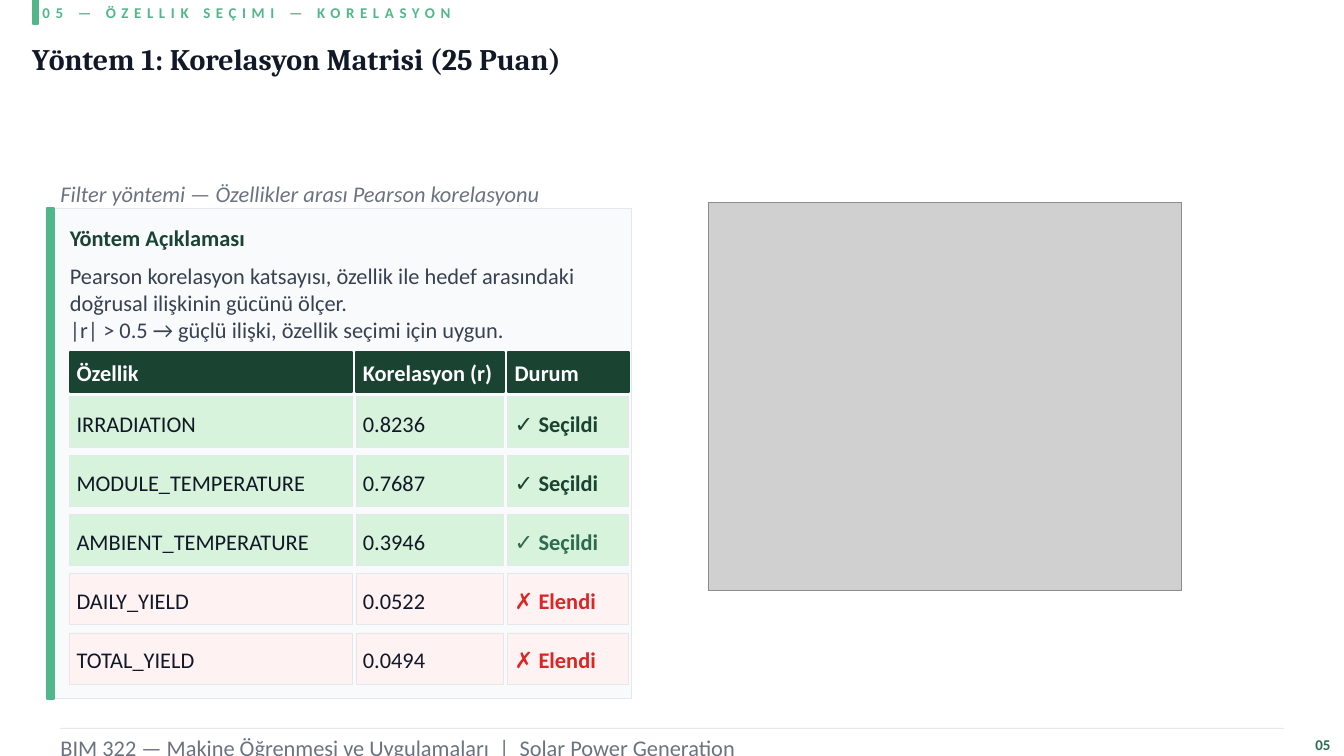
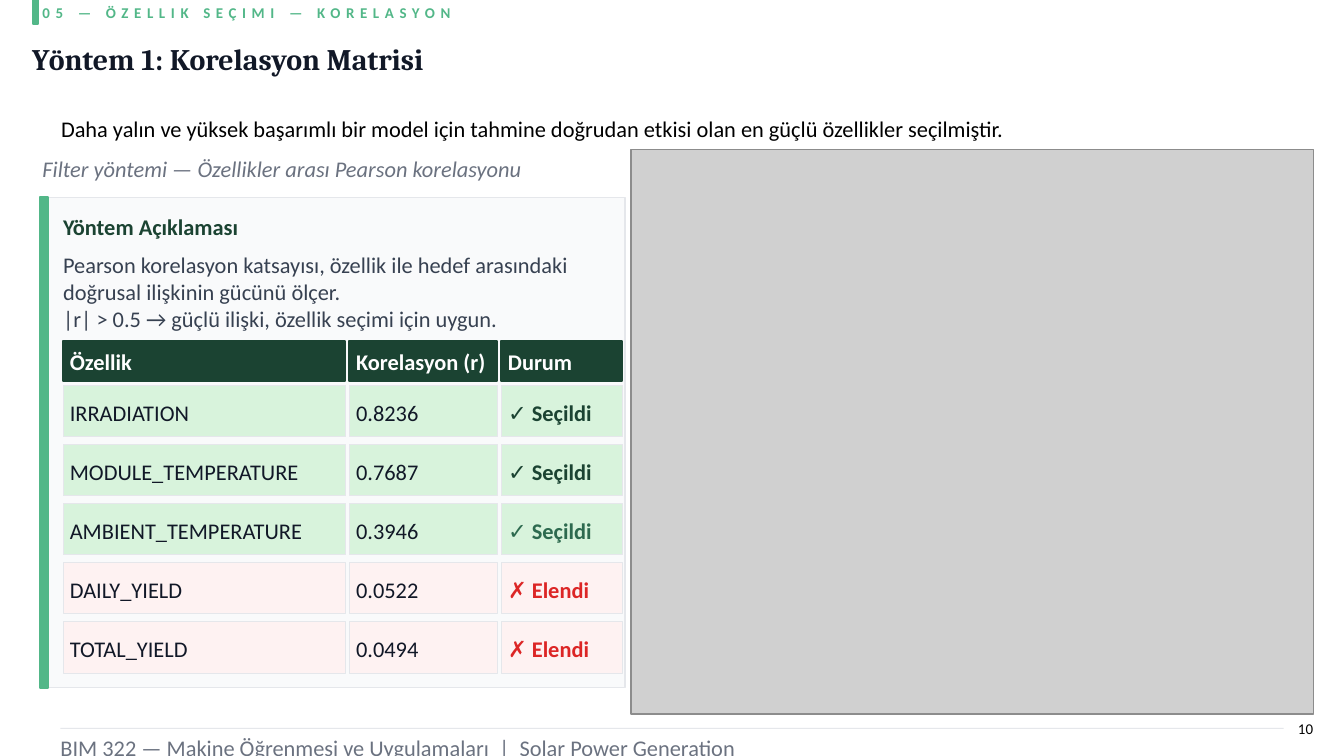
Before and after one commit to busraddmr/BIM322-Solar-Power-Prediction, a slide deck: slide 10 of sunum/BusraDemir_NazeninTatar_BIM322_Sunum.pptx (slide 9 before the commit). Drawn at 1344x756 pixels with LibreOffice and Linux fonts; fonts in the diff are those of the drawing; grey boxes stand for pictures. Boxes give left, top, right and bottom in pixels: in the first picture for what was removed or moved away, otherwise in the second. Text is boxed around its words. In the diff, an @@ line names an element or a change of style, - is before the commit and + after.

```diff
--- a/sunum/BusraDemir_NazeninTatar_BIM322_Sunum.pptx
+++ b/sunum/BusraDemir_NazeninTatar_BIM322_Sunum.pptx
@@ text at [32, 49, 424, 77]: text changed @@
-Yöntem 1: Korelasyon Matrisi (25 Puan)
+Yöntem 1: Korelasyon Matrisi
@@ text added at [61, 121, 1003, 141], 12 pt, text #000000 @@
+Daha yalın ve yüksek başarımlı bir model için tahmine doğrudan etkisi olan en güçlü özellikler seçilmiştir.
@@ picture: place and size @@
-picture at [708, 203, 1181, 591]
+picture at [632, 149, 1314, 714]
@@ text "Filter yöntemi — Özellikler arası ...": place and size @@
-text "Filter yöntemi — Özellikler arası ..." at [60, 184, 540, 206]
+text "Filter yöntemi — Özellikler arası ..." at [42, 159, 522, 181]
@@ 20 texts, 20 rectangles: place and size @@
-20 texts, 20 rectangles at [47, 208, 632, 699]
+20 texts, 20 rectangles at [40, 198, 625, 688]
@@ text at [1298, 724, 1313, 734]: text changed; text colour #2D6A4F to #000000; bold off @@
-05
+10
```
Also in this commit, not shown: 17 other slides changed, 5 slides added, 1 slide removed.
